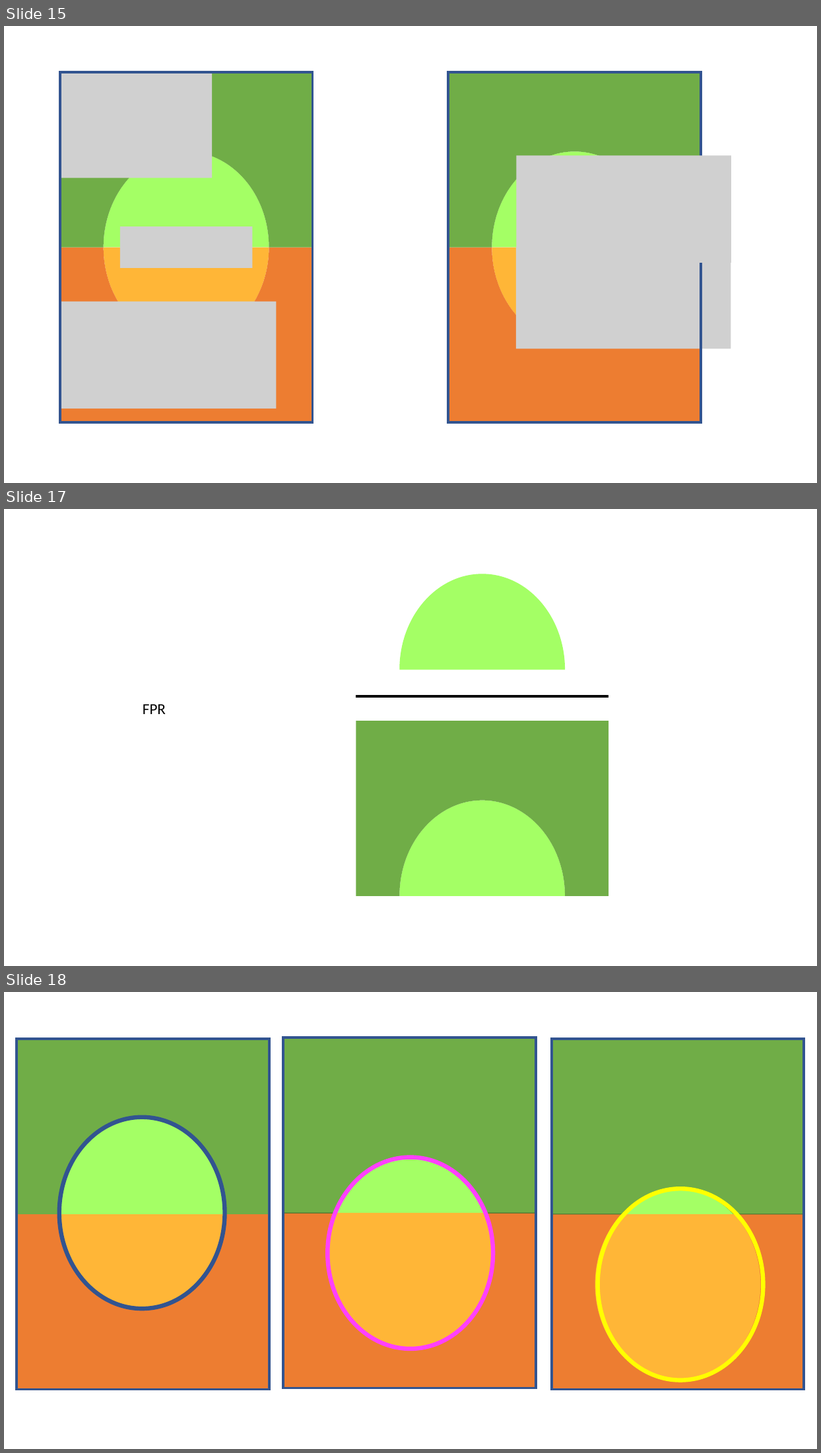
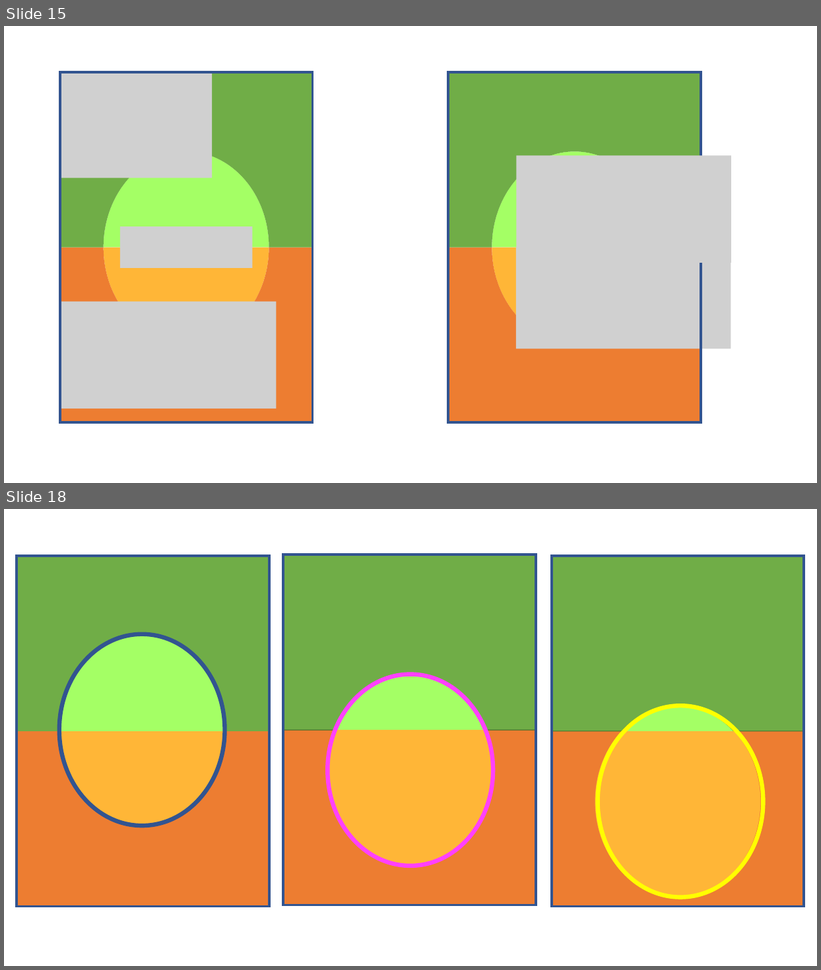
Before and after one commit to daniel-yj-yang/ml, a slide deck: model_evaluation/confusion_matrix/images/visualization_of_confusion_matrix.pptx. Shown one above the other, each under a label of ours: slides 15, 17 and 18 before the commit, slides 15 and 18 after it; the slides between them are not shown. The pictures are 821x1453 and 821x970 pixels, drawn with LibreOffice and Linux fonts; fonts in the diff are those of the drawing; grey boxes stand for pictures. Boxes give left, top, right and bottom in pixels: in the first picture for what was removed or moved away, otherwise in the second. Text is boxed around its words. In the diff, an @@ line names an element or a change of style, - is before the commit and + after.

```diff
--- a/model_evaluation/confusion_matrix/images/visualization_of_confusion_matrix.pptx
+++ b/model_evaluation/confusion_matrix/images/visualization_of_confusion_matrix.pptx
@@ slide 17 removed at box(4, 509, 817, 966), background #FFFFFF @@
@@ rectangle removed at box(356, 545, 609, 896) @@
@@ freeform shape removed at box(400, 574, 565, 669) @@
@@ text removed at box(143, 704, 166, 714) @@
-FPR
@@ line removed from (356, 696) to (609, 696) @@
@@ freeform shape removed at box(356, 722, 609, 897) @@
@@ freeform shape removed at box(400, 801, 565, 896) @@
```
Also in this commit, not shown: 2 slides changed, 2 slides added, 5 other files.
